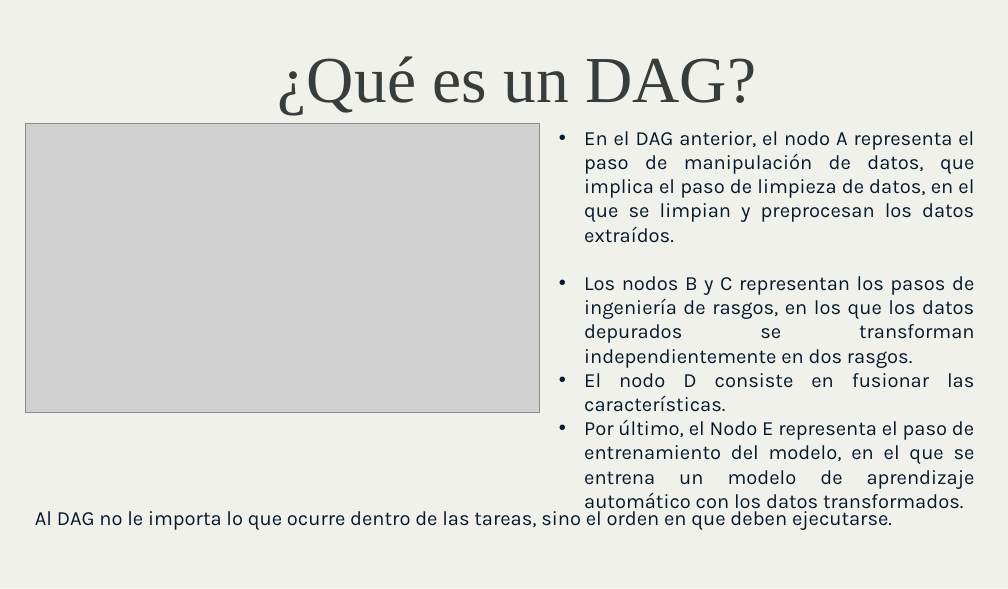
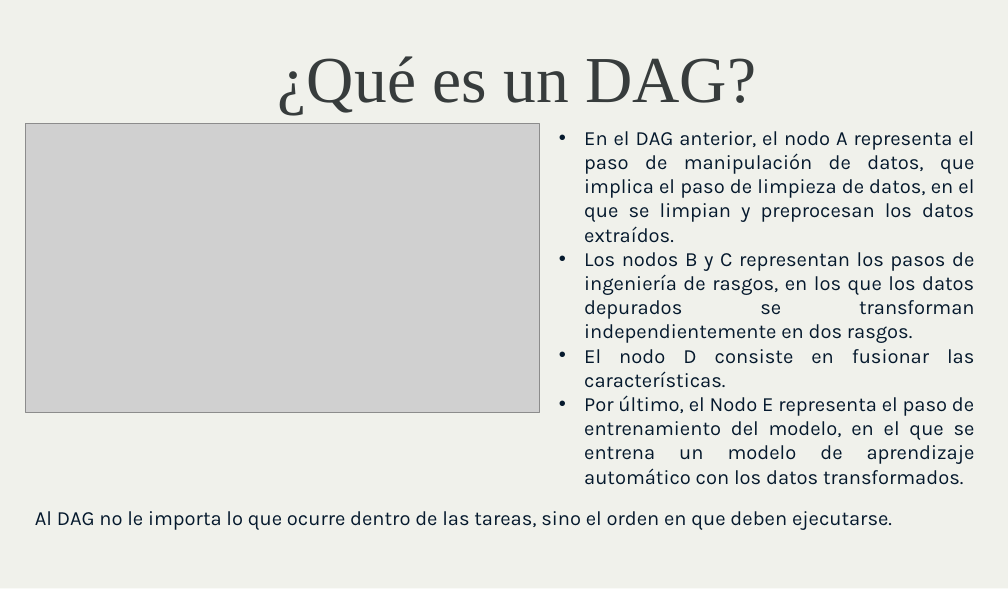
Before and after one commit to ronaldespinozaa/clase_airflow_etl, a slide deck: slide 9 of Apache_Airflow_para_ETL.pptx (slide 8 before the commit). Drawn at 1008x589 pixels with LibreOffice and Linux fonts; fonts in the diff are those of the drawing; grey boxes stand for pictures. Boxes give left, top, right and bottom in pixels: in the first picture for what was removed or moved away, otherwise in the second. Text is boxed around its words. In the diff, an @@ line names an element or a change of style, - is before the commit and + after.

Commit message:
update ppt

```diff
--- a/Apache_Airflow_para_ETL.pptx
+++ b/Apache_Airflow_para_ETL.pptx
@@ text "En el DAG anterior, el ..." rewrapped from [584,131,975,514] to [584,131,975,485] @@
```
Also in this commit, not shown: 1 slide added.
